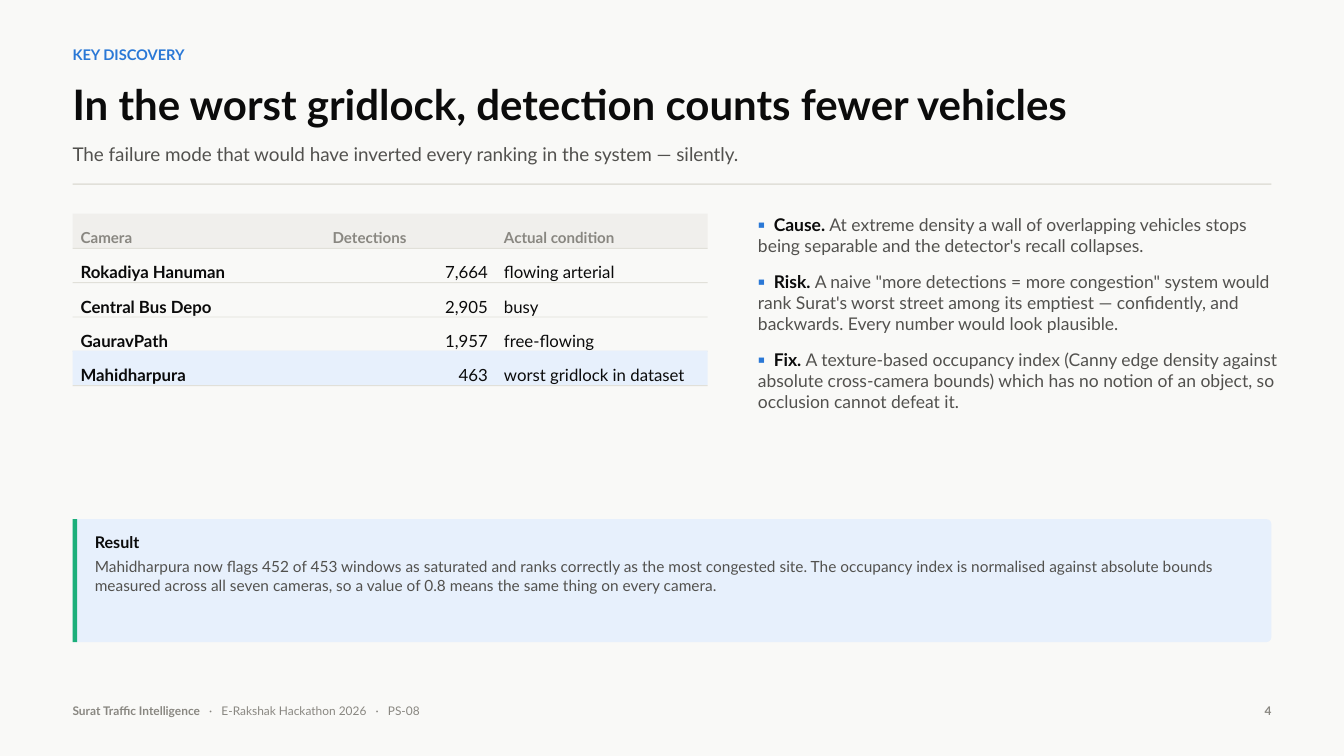
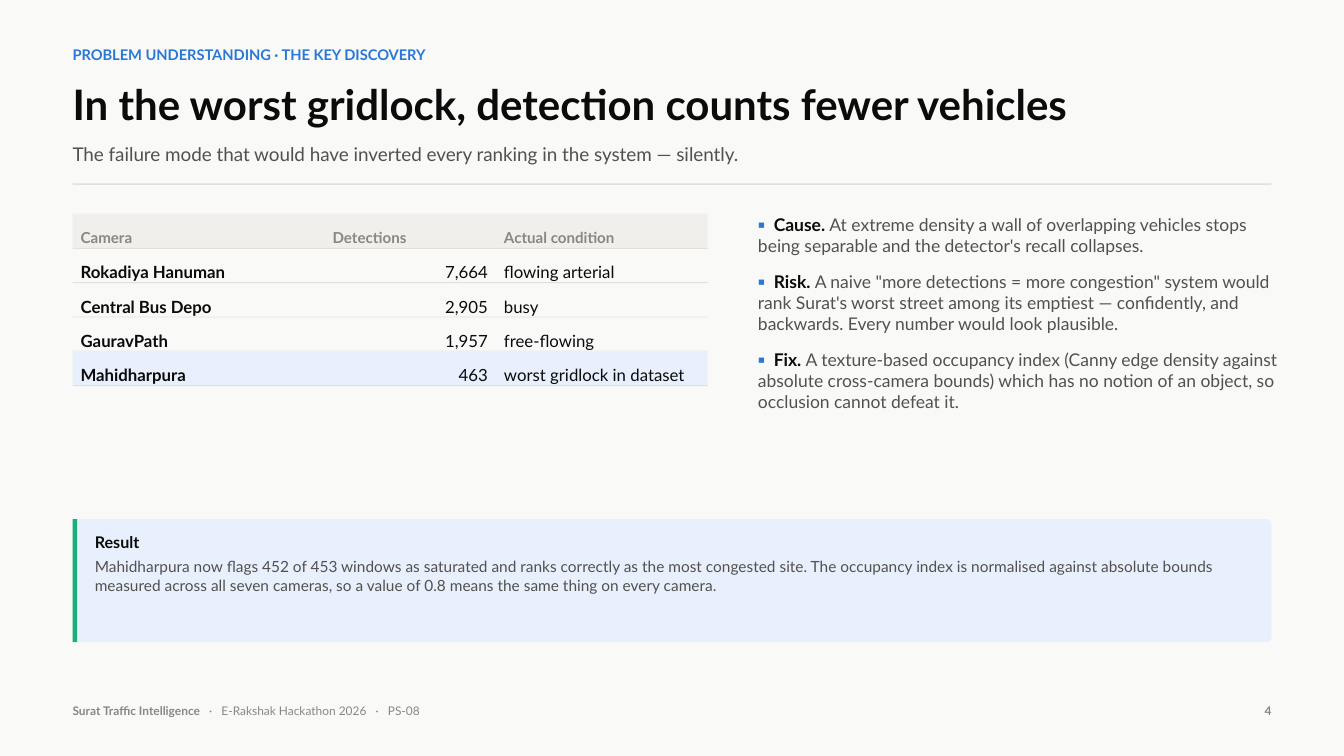
Before and after one commit to Nikhil-AI-Labs/Traffic-Management-System, a slide deck: slide 4 of submission/Surat-Traffic-Intelligence-PS08.pptx. Drawn at 1344x756 pixels with LibreOffice and Linux fonts; fonts in the diff are those of the drawing. Boxes give left, top, right and bottom in pixels: in the first picture for what was removed or moved away, otherwise in the second. Text is boxed around its words. In the diff, an @@ line names an element or a change of style, - is before the commit and + after.

```diff
--- a/submission/Surat-Traffic-Intelligence-PS08.pptx
+++ b/submission/Surat-Traffic-Intelligence-PS08.pptx
@@ text at (73,49,425,60): text changed @@
-KEY DISCOVERY
+PROBLEM UNDERSTANDING · THE KEY DISCOVERY
```
Also in this commit, not shown: 9 other slides changed, 3 other files.
